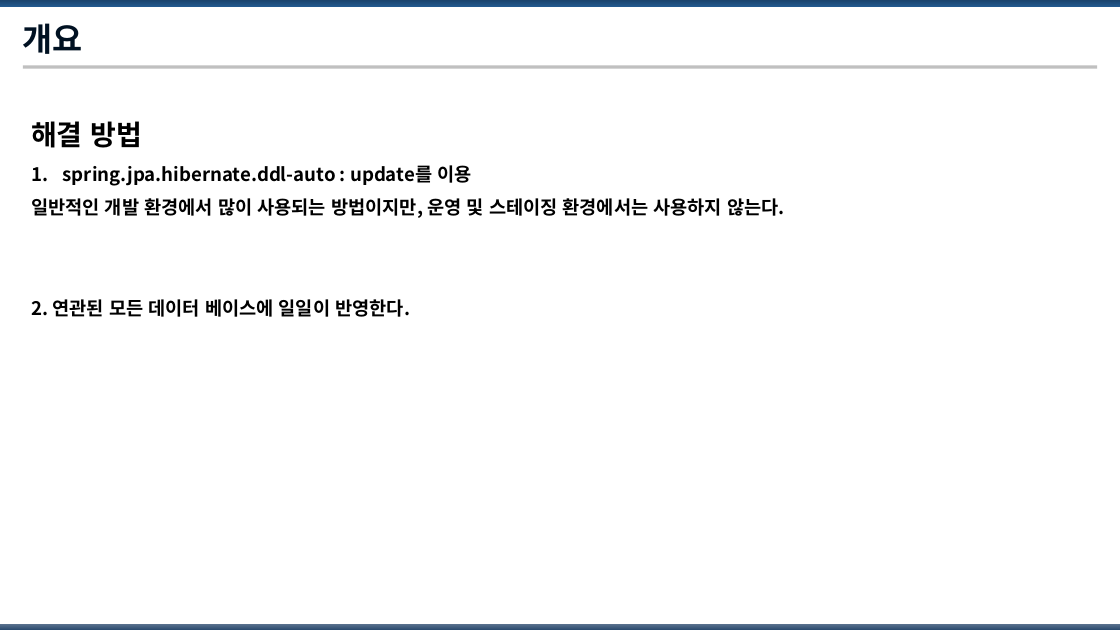
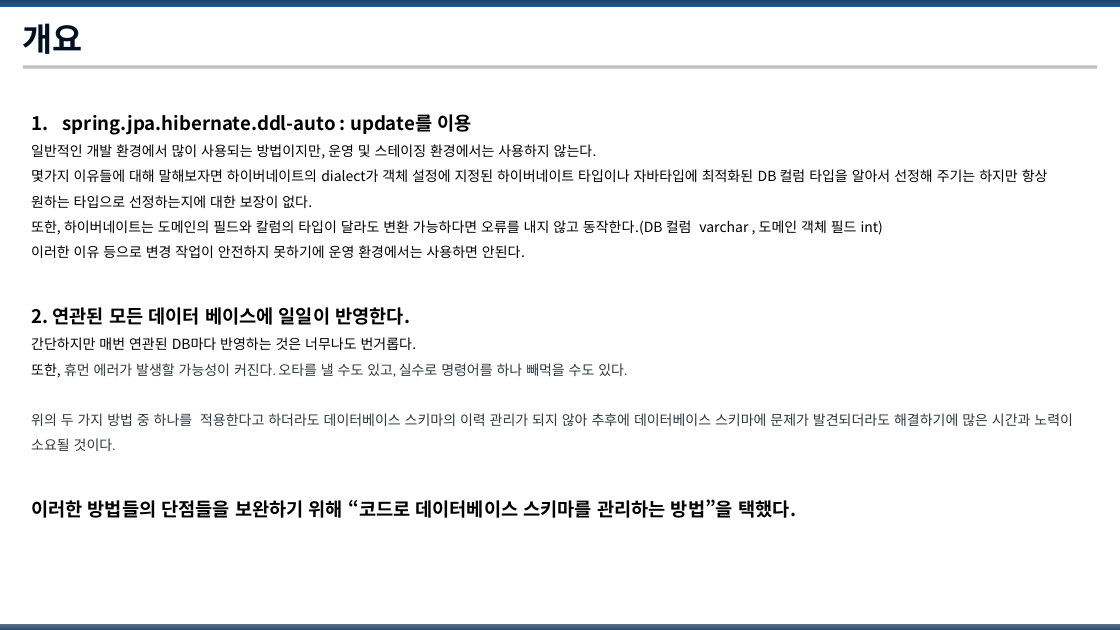
Before and after one commit to Park-Seung-Hun/flyway-test, a slide deck: slide 4 of Database Migration Tool.pptx. Drawn at 1120x630 pixels with LibreOffice and Linux fonts; fonts in the diff are those of the drawing. Boxes give left, top, right and bottom in pixels: in the first picture for what was removed or moved away, otherwise in the second. Text is boxed around its words. In the diff, an @@ line names an element or a change of style, - is before the commit and + after.

```diff
--- a/Database Migration Tool.pptx
+++ b/Database Migration Tool.pptx
@@ text at (x1=31, y1=121, x2=143, y2=148): paragraph removed @@
-해결 방법
@@ text at (x1=31, y1=144, x2=597, y2=159): size 16 to 12 pt, bold off in "일반적인 개발 환경에서 많이 사용되는 방법이지만, 운영 ..." @@
@@ text at (x1=31, y1=169, x2=1048, y2=258): paragraphs added @@
+몇가지 이유들에 대해 말해보자면 하이버네이트의 dialect가 객체 설정에 지정된 하이버네이트 타입이나 자바타입에 최적화된 DB 컬럼 타입을 알아서 선정해 주기는 하지만 항상 원하는 타입으로 선정하는지에 대한 보장이 없다.
+또한, 하이버네이트는 도메인의 필드와 칼럼의 타입이 달라도 변환 가능하다면 오류를 내지 않고 동작한다.(DB 컬럼 varchar , 도메인 객체 필드 int)
+이러한 이유 등으로 변경 작업이 안전하지 못하기에 운영 환경에서는 사용하면 안된다.
@@ text at (x1=31, y1=337, x2=1073, y2=518): paragraphs added @@
+간단하지만 매번 연관된 DB마다 반영하는 것은 너무나도 번거롭다.
+또한, 휴먼 에러가 발생할 가능성이 커진다. 오타를 낼 수도 있고, 실수로 명령어를 하나 빼먹을 수도 있다.
+위의 두 가지 방법 중 하나를 적용한다고 하더라도 데이터베이스 스키마의 이력 관리가 되지 않아 추후에 데이터베이스 스키마에 문제가 발견되더라도 해결하기에 많은 시간과 노력이 소요될 것이다.
+이러한 방법들의 단점들을 보완하기 위해 “코드로 데이터베이스 스키마를 관리하는 방법”을 택했다.
```
Also in this commit, not shown: 8 other slides changed, 2 slides added, 3 slides removed, 3 other files.
